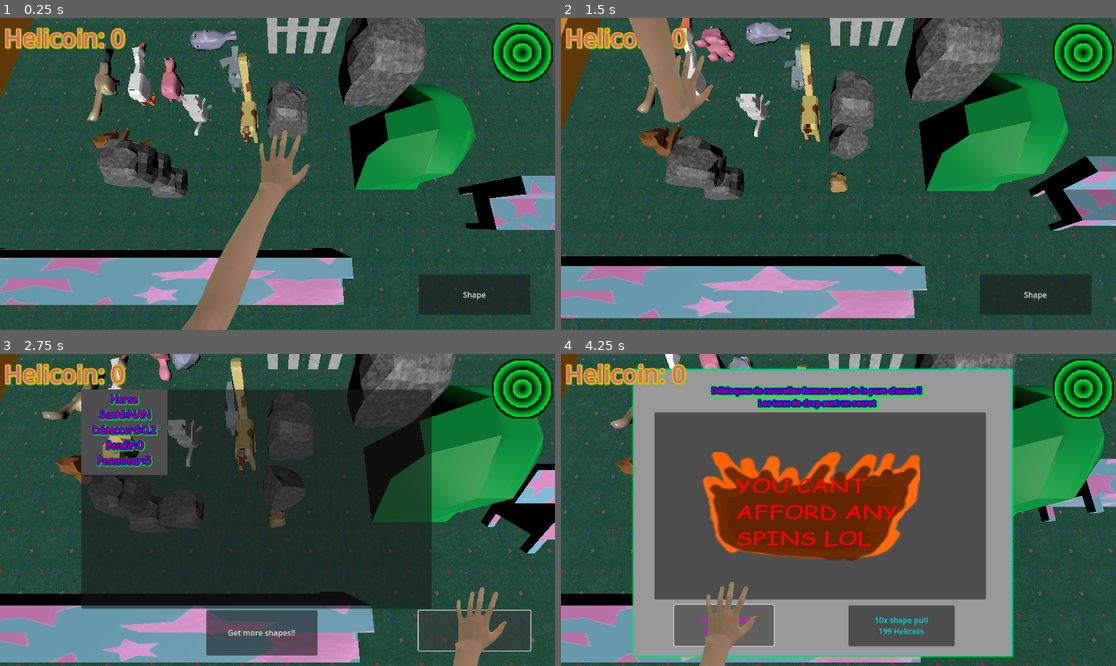
Above: before the commit, frames 1-4 (two rows, left to right).
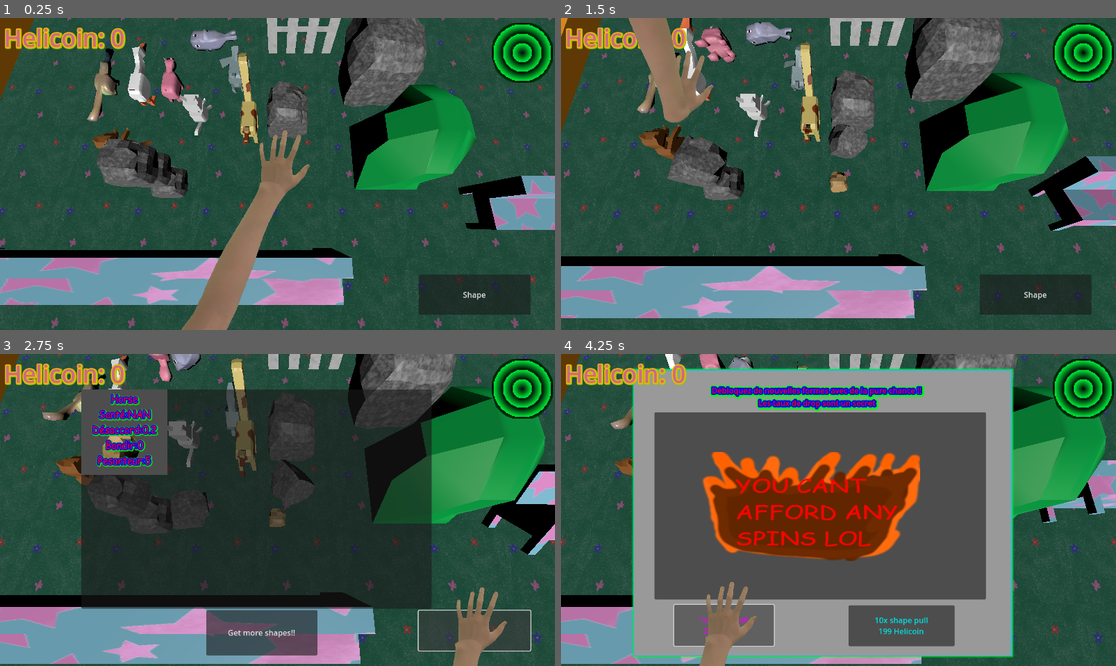
Above: after the commit, the same moments.

Repository: JAco9307/ShapeEscape
Game: Godot game, scene res://Main.tscn
The game is run twice, just before and just after one commit, with the same random seed, the same clock (stepped at 60 frames per second) and the same inputs.
Inputs:
- Up to frame 1 (0.25 s): no input
- Up to frame 2 (1.5 s): click "Shape" at 0.5 s; click "Horse Santé:NAN Désaccord:0.2…" at 1.25 s
- Up to frame 3 (2.75 s): click "Shape" at 2 s
- Up to frame 4 (4.25 s): click "Get more shapes!!" at 2.75 s; click "1x shape pull 20 Helicoin" at 3.5 s

The runs differ from the first frame. In frame 1, 3.6% of the frame differs, in the area x 0-100%, y 0-100%; in frame 2, 3.9%; in frame 3, 6.2%; in frame 4, 2.7%.

Commit message:
EmilyMerge

Diff:
--- a/Levels/emilylevel1.tscn
+++ b/Levels/emilylevel1.tscn
@@ -1,83 +1,76 @@
 [gd_scene load_steps=10 format=3 uid="uid://cu81n2cnuvkkg"]
 
-[ext_resource type="PackedScene" uid="uid://bgn7g0gfx5hom" path="res://Levels/Level.tscn" id="1_2btkb"]
+[ext_resource type="PackedScene" uid="uid://b4hf1pkfx6qnn" path="res://Levels/Level_base.tscn" id="1_2btkb"]
 [ext_resource type="PackedScene" uid="uid://j2mprqmq7jvo" path="res://objects/Environment/fence.tscn" id="2_keydt"]
-[ext_resource type="PackedScene" uid="uid://b830y7fqykjpn" path="res://locations/grassy-floor.glb" id="3_kmnuf"]
+[ext_resource type="PackedScene" uid="uid://bgbdtbs4te8is" path="res://locations/grassy-floor.glb" id="3_kmnuf"]
 [ext_resource type="PackedScene" uid="uid://by81yf0l78id3" path="res://models/Objects/rock.glb" id="4_vj068"]
 [ext_resource type="PackedScene" uid="uid://bonl088qofa8p" path="res://models/Objects/bench.glb" id="5_3t7nh"]
 [ext_resource type="PackedScene" uid="uid://b2hd2b8ovnrau" path="res://models/Objects/tree.glb" id="6_tl5iy"]
-[ext_resource type="PackedScene" uid="uid://bs247n0s8bwcv" path="res://models/Objects/peppermint.glb" id="7_pn4k8"]
+[ext_resource type="PackedScene" uid="uid://biiuqgmmluxiu" path="res://models/Objects/peppermint.glb" id="7_pn4k8"]
 [ext_resource type="PackedScene" uid="uid://cxlv0wo6r2qki" path="res://objects/Environment/carrot.tscn" id="8_lhjwa"]
 [ext_resource type="PackedScene" uid="uid://dxnty4qdey1la" path="res://objects/Animals/horse.tscn" id="9_vj068"]
 
 [node name="Level" instance=ExtResource("1_2btkb")]
 
-[node name="DirectionalLight3D" type="DirectionalLight3D" parent="." index="0"]
-transform = Transform3D(-0.866023, -0.433016, 0.250001, 0, 0.499998, 0.866027, -0.500003, 0.749999, -0.43301, 0, 0, 0)
-light_energy = 1.9
-shadow_enabled = true
-
-[node name="Fence4" parent="." index="1" instance=ExtResource("2_keydt")]
+[node name="Fence4" parent="." index="0" instance=ExtResource("2_keydt")]
 transform = Transform3D(-1, 0, 8.74228e-08, 0, 1, 0, -8.74228e-08, 0, -1, -30, 6.75, -12.163)
 
-[node name="Fence" parent="." index="2" instance=ExtResource("2_keydt")]
+[node name="Fence" parent="." index="1" instance=ExtResource("2_keydt")]
 transform = Transform3D(1, 0, 0, 0, 1, 0, 0, 0, 1, -51.0652, 6.75, -12.335)
 
-[node name="Fence9" parent="." index="3" instance=ExtResource("2_keydt")]
+[node name="Fence9" parent="." index="2" instance=ExtResource("2_keydt")]
 transform = Transform3D(-4.37114e-08, 0, 1, 0, 1, 0, -1, 0, -4.37114e-08, -35.7661, 6.75, 12.5186)
 
-[node name="Fence8" parent="." index="4" instance=ExtResource("2_keydt")]
+[node name="Fence8" parent="." index="3" instance=ExtResource("2_keydt")]
 transform = Transform3D(-4.37114e-08, 0, 1, 0, 1, 0, -1, 0, -4.37114e-08, -45.3099, 6.75, 13.1395)
 
-[node name="Fence2" parent="." index="5" instance=ExtResource("2_keydt")]
+[node name="Fence2" parent="." index="4" instance=ExtResource("2_keydt")]
 transform = Transform3D(1, 0, 0, 0, 1, 0, 0, 0, 1, -51.0415, 6.75, -2.54998)
 
-[node name="Fence11" parent="." index="6" instance=ExtResource("2_keydt")]
+[node name="Fence11" parent="." index="5" instance=ExtResource("2_keydt")]
 transform = Transform3D(-4.37114e-08, 0, -1, 0, 1, 0, 1, 0, -4.37114e-08, -45.2266, 6.75, -17.7582)
 
-[node name="Fence3" parent="." index="7" instance=ExtResource("2_keydt")]
+[node name="Fence3" parent="." index="6" instance=ExtResource("2_keydt")]
 transform = Transform3D(1, 0, 0, 0, 1, 0, 0, 0, 1, -51.0061, 6.75, 6.86365)
 
-[node name="Fence10" parent="." index="8" instance=ExtResource("2_keydt")]
+[node name="Fence10" parent="." index="7" instance=ExtResource("2_keydt")]
 transform = Transform3D(-4.37114e-08, 0, -1, 0, 1, 0, 1, 0, -4.37114e-08, -35.5, 6.75, -17.75)
 
-[node name="Fence5" parent="." index="9" instance=ExtResource("2_keydt")]
+[node name="Fence5" parent="." index="8" instance=ExtResource("2_keydt")]
 transform = Transform3D(-1, 0, 8.74228e-08, 0, 1, 0, -8.74228e-08, 0, -1, -30, 6.75, 7)
 
-[node name="Fence6" parent="." index="10" instance=ExtResource("2_keydt")]
+[node name="Fence6" parent="." index="9" instance=ExtResource("2_keydt")]
 transform = Transform3D(-1, 0, 8.74228e-08, 0, 1, 0, -8.74228e-08, 0, -1, -30, 6.75, -2.822)
 
-[node name="Floor" parent="." index="11"]
+[node name="Player" parent="." index="10"]
+transform = Transform3D(1, 0, 0, 0, 1, 0, 0, 0, 1, -11.7726, 6.5011, -0.266262)
+
+[node name="grassy-floor" parent="." index="14" instance=ExtResource("3_kmnuf")]
+transform = Transform3D(1.34214, 0, 0, 0, 1, 0, 0, 0, 1.25301, -26.51, 1.5, 10.798)
+
+[node name="rock2" parent="." index="15" instance=ExtResource("4_vj068")]
+transform = Transform3D(1.91127, 0, 0, 0, 2.03927, 0, 0, 0, 1, -33.6146, 4.13203, 62.0632)
+
+[node name="bench" parent="." index="16" instance=ExtResource("5_3t7nh")]
+transform = Transform3D(1, 0, 0, 0, 0.808622, 0, 0, 0, 0.848452, -25.0414, 3.72375, -5.30827)
+
+[node name="rock" parent="." index="17" instance=ExtResource("4_vj068")]
+transform = Transform3D(1, 0, 0, 0, 1, 0, 0, 0, 1, -41.4515, 3.23516, 31.0378)
+
+[node name="tree" parent="." index="18" instance=ExtResource("6_tl5iy")]
+transform = Transform3D(0.995341, 0, 0, 0, 2.0632, 0, 0, 0, 1.34684, -58.7833, 2.95418, 52.3075)
+
+[node name="peppermint" parent="." index="19" instance=ExtResource("7_pn4k8")]
+transform = Transform3D(2.98992, 0, 0, 0, 4.65995, 0, 0, 0, 2.40657, -10.8336, 2.19795, 44.0092)
+
+[node name="Horse" parent="." index="20" instance=ExtResource("9_vj068")]
+transform = Transform3D(1, 0, 0, 0, 1, 0, 0, 0, 1, -41.0672, 5.48665, -3.09281)
+
+[node name="Floor" parent="." index="21"]
 transform = Transform3D(1.383, 0, 0, 0, -1.467, 1.1365e-07, 0, -1.28249e-07, -1.3, 0, 0, 0)
 visible = false
 
-[node name="Player" parent="." index="14"]
-transform = Transform3D(1, 0, 0, 0, 1, 0, 0, 0, 1, -11.7726, 6.5011, -0.266262)
+[node name="Carrot" parent="." index="22" instance=ExtResource("8_lhjwa")]
+transform = Transform3D(0.422187, 0, -0.267877, 0, 0.5, 0, 0.267877, 0, 0.422187, -9.04422, 6.58031, -17.5042)
 
-[node name="grassy-floor" parent="." index="15" instance=ExtResource("3_kmnuf")]
-transform = Transform3D(1.34214, 0, 0, 0, 1, 0, 0, 0, 1.25301, -26.51, 1.5, 10.798)
-
-[node name="rock2" parent="." index="16" instance=ExtResource("4_vj068")]
-transform = Transform3D(1.91127, 0, 0, 0, 2.03927, 0, 0, 0, 1, -33.6146, 4.13203, 62.0632)
-
-[node name="bench" parent="." index="17" instance=ExtResource("5_3t7nh")]
-transform = Transform3D(1, 0, 0, 0, 0.808622, 0, 0, 0, 0.848452, -25.0414, 3.72375, -5.30827)
-
-[node name="rock" parent="." index="18" instance=ExtResource("4_vj068")]
-transform = Transform3D(1, 0, 0, 0, 1, 0, 0, 0, 1, -41.4515, 3.23516, 31.0378)
-
-[node name="tree" parent="." index="19" instance=ExtResource("6_tl5iy")]
-transform = Transform3D(0.995341, 0, 0, 0, 2.0632, 0, 0, 0, 1.34684, -58.7833, 2.95418, 52.3075)
-
-[node name="peppermint" parent="." index="20" instance=ExtResource("7_pn4k8")]
-transform = Transform3D(2.98992, 0, 0, 0, 4.65995, 0, 0, 0, 2.40657, -10.8336, 2.19795, 44.0092)
-
-[node name="Carrot" parent="." index="21" instance=ExtResource("8_lhjwa")]
-transform = Transform3D(0.239079, 0, -0.740558, 0, 0.847895, 0, 0.263474, 0, 0.671992, -5.89117, 3.43379, -13.8189)
-mass = 0.008
-initialMass = 1.01
-yTorqueMult = 200.0
-zTorqueMult = 200.0
-
-[node name="Horse" parent="." index="22" instance=ExtResource("9_vj068")]
-transform = Transform3D(1, 0, 0, 0, 1, 0, 0, 0, 1, -41.0672, 5.48665, -3.09281)
+[editable path="Floor"]
--- a/Surfaces/Floor.tscn
+++ b/Surfaces/Floor.tscn
@@ -6,7 +6,7 @@
 [sub_resource type="PhysicsMaterial" id="PhysicsMaterial_y6dek"]
 
 [sub_resource type="BoxShape3D" id="BoxShape3D_jm8jd"]
-size = Vector3(100, 2, 100)
+size = Vector3(200, 2, 200)
 
 [sub_resource type="StandardMaterial3D" id="StandardMaterial3D_jm8jd"]
 albedo_color = Color(0.695503, 0.695503, 0.695503, 1)
@@ -15,7 +15,7 @@
 
 [sub_resource type="PlaneMesh" id="PlaneMesh_l1jxy"]
 material = SubResource("StandardMaterial3D_jm8jd")
-size = Vector2(100, 100)
+size = Vector2(200, 200)
 
 [node name="Floor" type="Node3D"]
 script = ExtResource("1_l1jxy")
